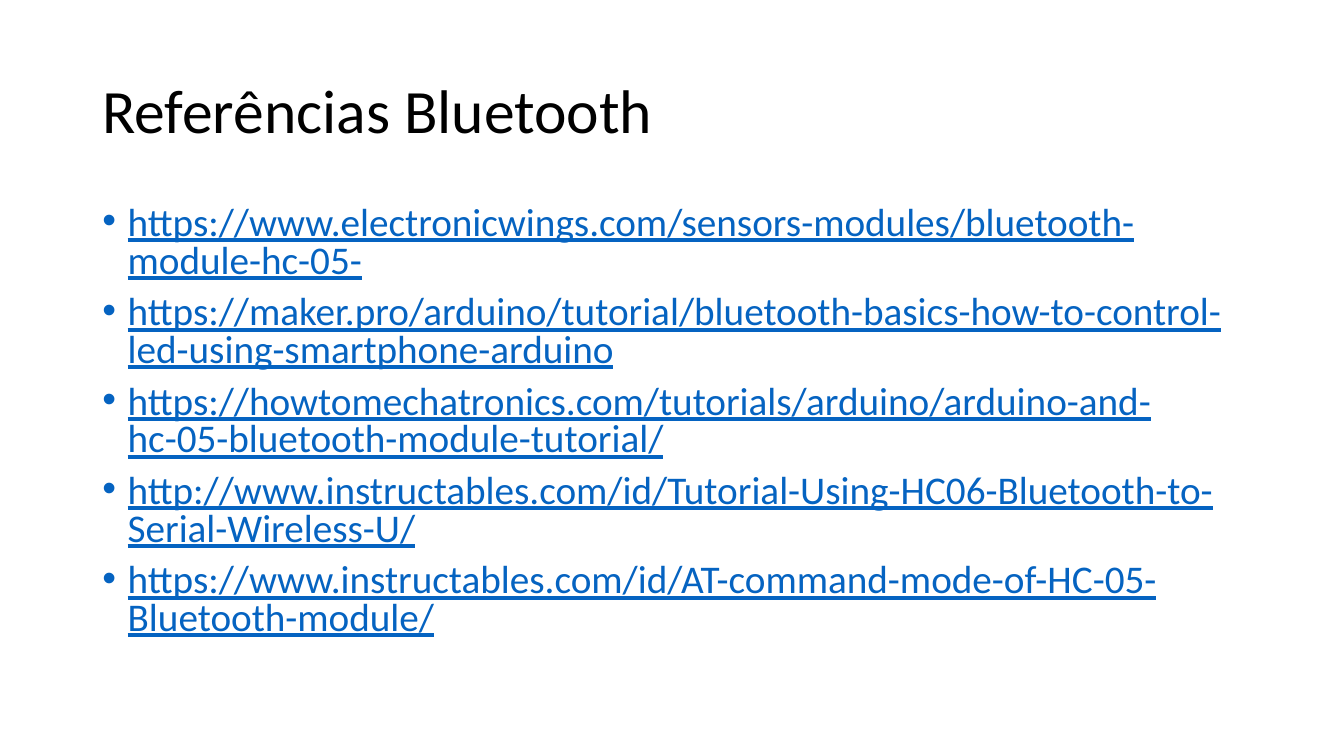
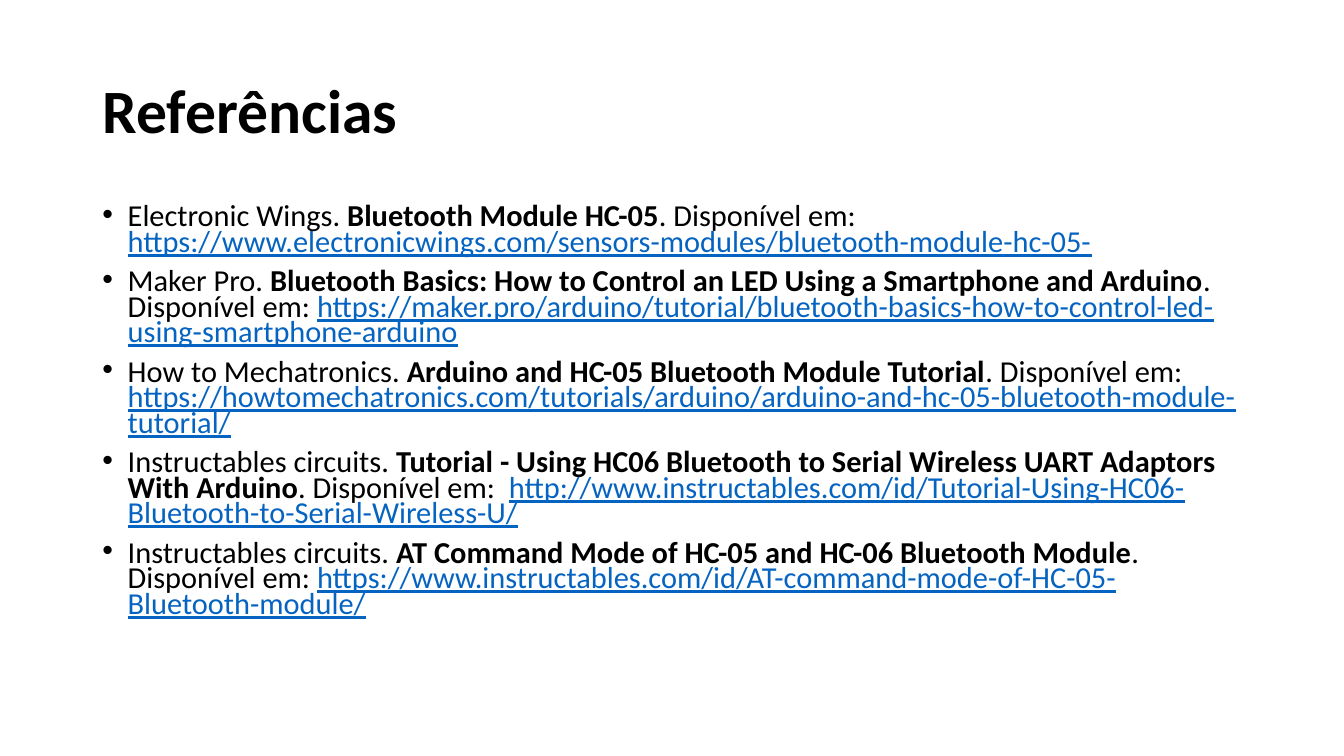
Before and after one commit to salmo-jr/public-slides, a slide deck: slide 59 of arduino-bluetooth.pptx. Drawn at 1344x756 pixels with LibreOffice and Linux fonts; fonts in the diff are those of the drawing. Boxes give left, top, right and bottom in pixels: in the first picture for what was removed or moved away, otherwise in the second. Text is boxed around its words. In the diff, an @@ line names an element or a change of style, - is before the commit and + after.

Commit message:
formatação das referências e do tema

```diff
--- a/arduino-bluetooth.pptx
+++ b/arduino-bluetooth.pptx
@@ title at [102, 89, 397, 134]: text changed; bold on @@
-Referências Bluetooth
+Referências
@@ text at [128, 204, 1235, 619]: text changed; size 28 to 21.7 pt @@
-• https://www.electronicwings.com/sensors-modules/bluetooth-module-hc-05-
-• https://maker.pro/arduino/tutorial/bluetooth-basics-how-to-control-led-using-smartphone-arduino
-• https://howtomechatronics.com/tutorials/arduino/arduino-and-hc-05-bluetooth-module-tutorial/
-• http://www.instructables.com/id/Tutorial-Using-HC06-Bluetooth-to-Serial-Wireless-U/
-• https://www.instructables.com/id/AT-command-mode-of-HC-05-Bluetooth-module/
+• Electronic Wings. Bluetooth Module HC-05. Disponível em: https://www.electronicwings.com/sensors-modules/bluetooth-module-hc-05-
+• Maker Pro. Bluetooth Basics: How to Control an LED Using a Smartphone and Arduino. Disponível em: https://maker.pro/arduino/tutorial/bluetooth-basics-how-to-control-led-using-smartphone-arduino
+• How to Mechatronics. Arduino and HC-05 Bluetooth Module Tutorial. Disponível em: https://howtomechatronics.com/tutorials/arduino/arduino-and-hc-05-bluetooth-module-tutorial/
+• Instructables circuits. Tutorial - Using HC06 Bluetooth to Serial Wireless UART Adaptors With Arduino. Disponível em: http://www.instructables.com/id/Tutorial-Using-HC06-Bluetooth-to-Serial-Wireless-U/
+• Instructables circuits. AT Command Mode of HC-05 and HC-06 Bluetooth Module. Disponível em: https://www.instructables.com/id/AT-command-mode-of-HC-05-Bluetooth-module/
```
Also in this commit, not shown: 59 other slides changed.
